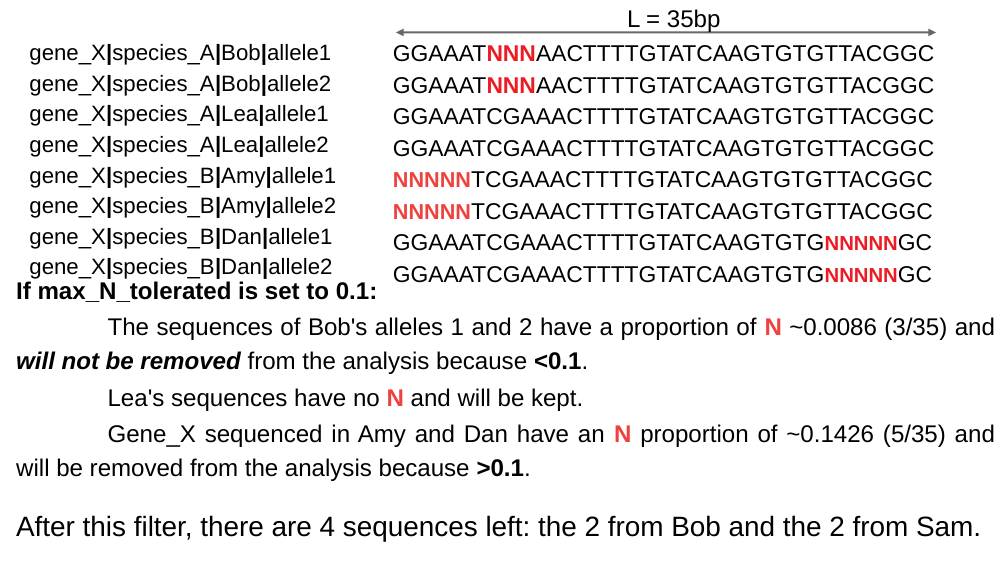
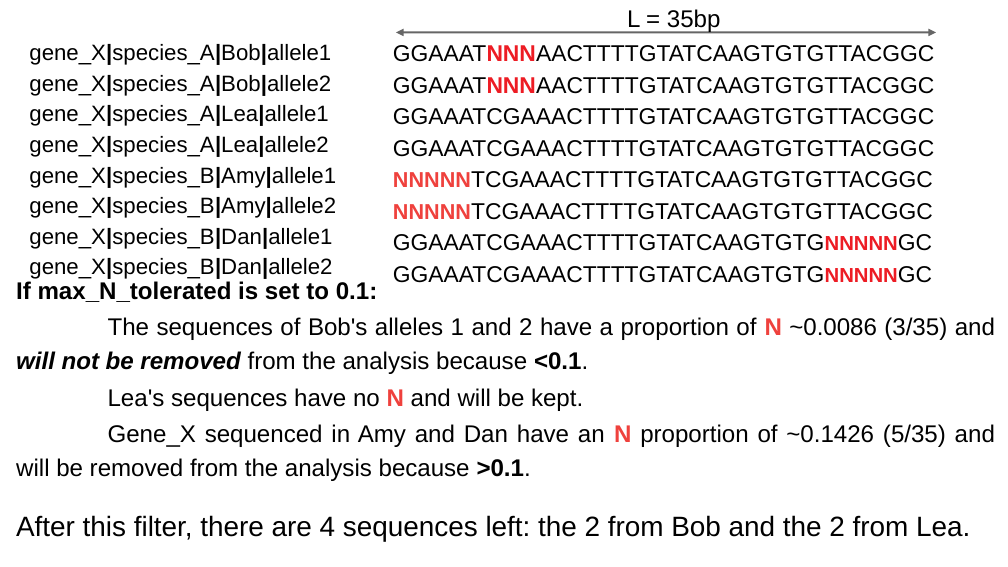
Before and after one commit to popgenomics/ABConline, a slide deck: slide 1 of webinterface/pictures_folder/filters.odp. Drawn at 1008x567 pixels with LibreOffice and Linux fonts; fonts in the diff are those of the drawing. Boxes give left, top, right and bottom in pixels: in the first picture for what was removed or moved away, otherwise in the second. Text is boxed around its words. In the diff, an @@ line names an element or a change of style, - is before the commit and + after.

```diff
--- a/webinterface/pictures_folder/filters.odp
+++ b/webinterface/pictures_folder/filters.odp
@@ text at (16, 515, 970, 541): text changed @@
-After this filter, there are 4 sequences left: the 2 from Bob and the 2 from Sam.
+After this filter, there are 4 sequences left: the 2 from Bob and the 2 from Lea.
```
Also in this commit, not shown: 1 other file.
